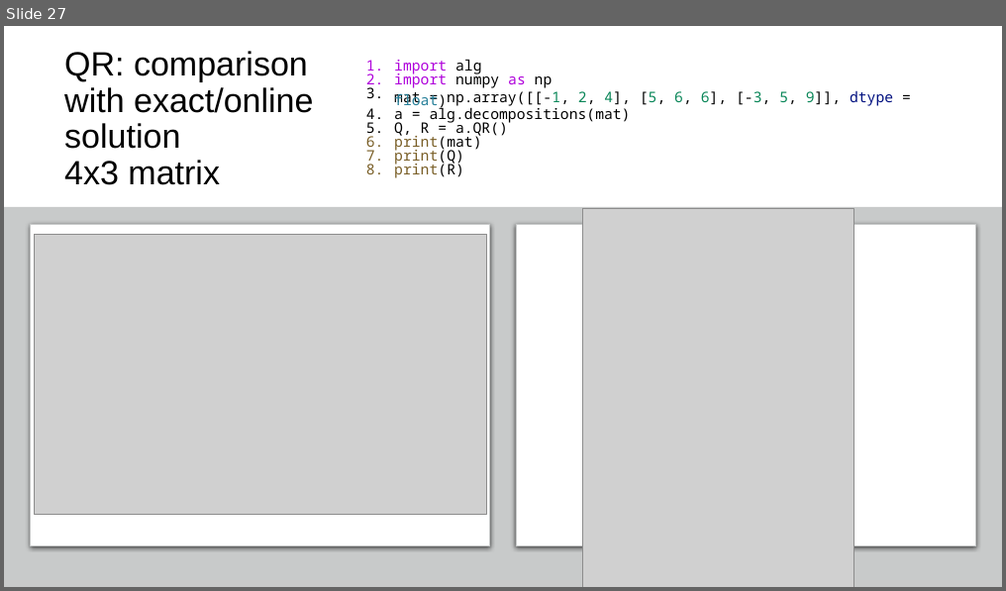
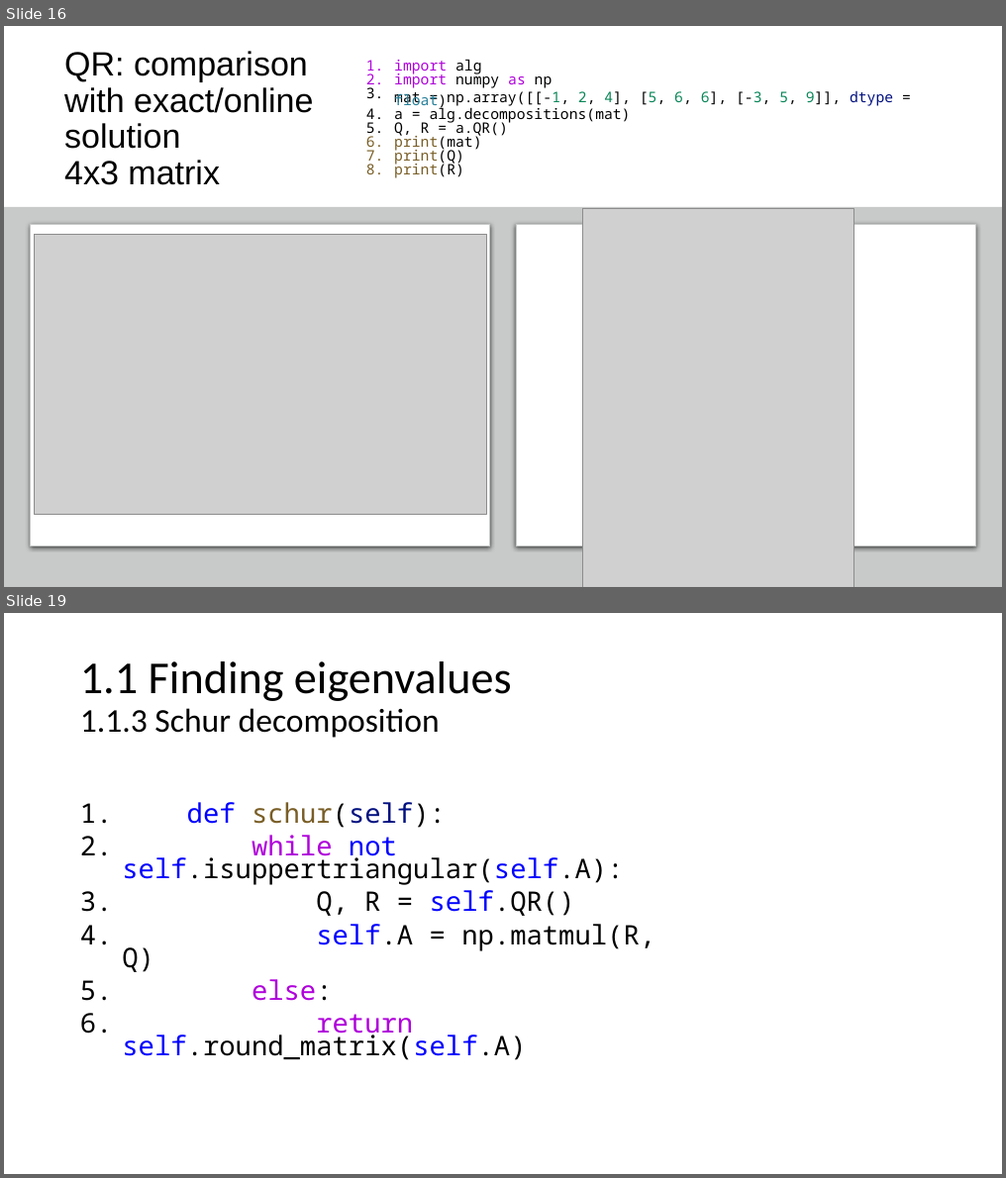
Before and after one commit to netalydana28/Python2, a slide deck: project3/algebra.pptx. Shown one above the other, each under a label of ours: slide 27 before the commit, slides 16 and 19 after it; the slides between them are not shown. The pictures are 1006x591 and 1006x1178 pixels, drawn with LibreOffice and Linux fonts; fonts in the diff are those of the drawing; grey boxes stand for pictures. Boxes give left, top, right and bottom in pixels: in the first picture for what was removed or moved away, otherwise in the second. Text is boxed around its words. In the diff, an @@ line names an element or a change of style, - is before the commit and + after.

```diff
--- a/project3/algebra.pptx
+++ b/project3/algebra.pptx
@@ slide 19 added at <box>4,613,1002,1174</box>, background #FFFFFF @@
@@ title added at <box>80,662,512,738</box>, 32 pt, text #000000 @@
+1.1 Finding eigenvalues
+1.1.3 Schur decomposition
@@ text added at <box>122,802,655,1060</box>, 25.9 pt, text #000000 @@
+1. def schur(self):
+2. while not self.isuppertriangular(self.A):
+3. Q, R = self.QR()
+4. self.A = np.matmul(R, Q)
+5. else:
+6. return self.round_matrix(self.A)
@@ what was slide 27 is now slide 16 @@
```
Also in this commit, not shown: 4 slides changed, 12 other slides added, 5 slides removed, 2 other files.
